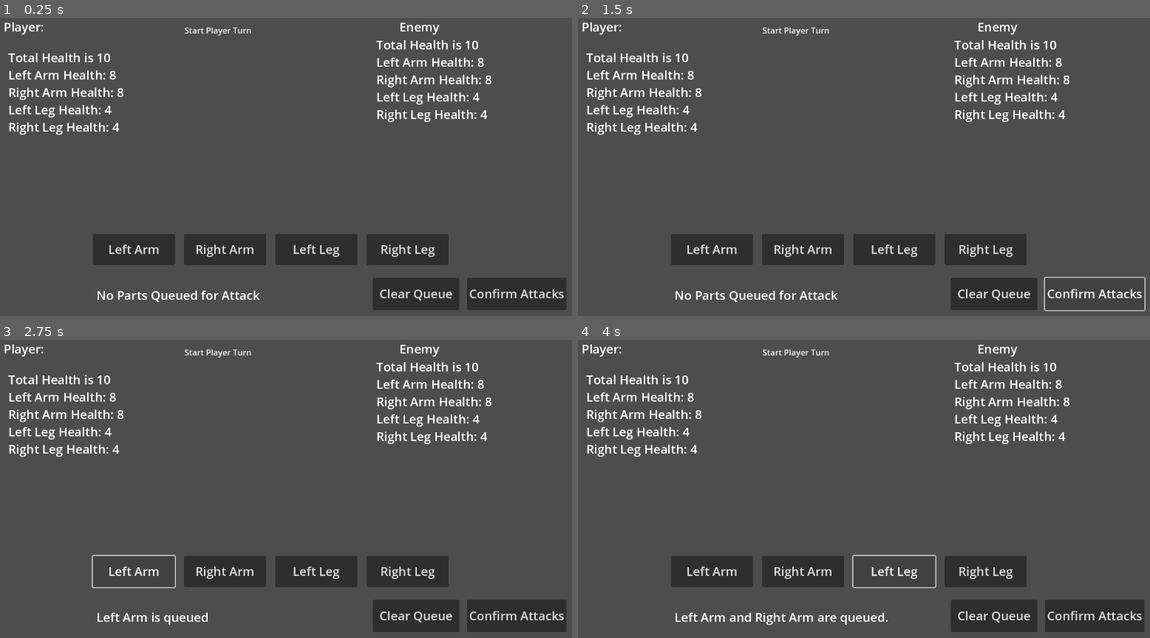
Above: before the commit, frames 1-4 (two rows, left to right).
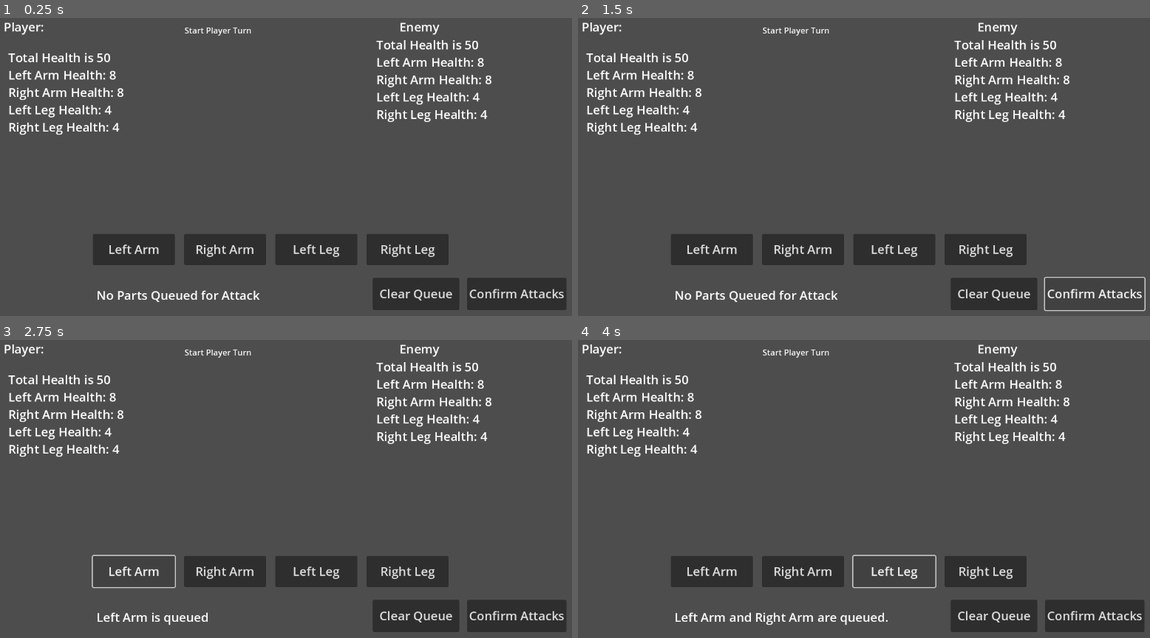
Above: after the commit, the same moments.

Repository: jdcalvelli/jrpg-staged-combat-prototype
Game: Godot game, scene res://Scenes/test_scene_CAM.tscn
Two runs of this game, one before a commit and one after it. Both use one fixed random seed, a clock stepped at 60 frames per second and the inputs below.
Inputs:
- Up to frame 1 (0.25 s): no input
- Up to frame 2 (1.5 s): click "Confirm Attacks" at 0.5 s; click "Confirm Attacks" at 1.25 s
- Up to frame 3 (2.75 s): click "Left Arm" at 2 s
- Up to frame 4 (4 s): click "Right Arm" at 2.75 s; click "Left Leg" at 3.5 s

The runs differ from the first frame. In frame 1, less than 0.1% of the frame differs, in the area x 16-83%, y 7-15%; in frame 2, less than 0.1%; in frame 3, less than 0.1%; in frame 4, less than 0.1%.

Commit message:
ability to do damage

Diff:
--- a/Scenes/test_scene_JD.tscn
+++ b/Scenes/test_scene_JD.tscn
@@ -4,7 +4,7 @@
 [ext_resource type="Script" path="res://Scripts/Controllers/PlayerController.gd" id="2_yompn"]
 [ext_resource type="Script" path="res://Scripts/Controllers/EnemyController.gd" id="3_qonee"]
 
-[node name="TestScene" type="Node2D"]
+[node name="JD" type="Node2D"]
 
 [node name="Player" type="RichTextLabel" parent="."]
 offset_left = 23.0
--- a/Scripts/Controllers/EnemyController.gd
+++ b/Scripts/Controllers/EnemyController.gd
@@ -3,7 +3,7 @@
 extends Node2D
 
 # variables for player mech
-var EnemyMechModel: Mech = Mech.new(10,
+var EnemyMechModel: Mech = Mech.new(50,
 			{
 			"leftArm": MechPart.new("Left Arm", 5, 8),
 			"rightArm": MechPart.new("Right Arm", 5, 8),
@@ -23,9 +23,9 @@
 		print(AttackSequence.size())
 		ActionPoints -= 1
 
-func ResolveAttackSequence(tempCombatLog: RichTextLabel):
+func ResolveAttackSequence(opponent: Mech, tempCombatLog: RichTextLabel):
 	for part in AttackSequence:
-		EnemyMechModel.Attack(part, tempCombatLog)
+		EnemyMechModel.Attack(part, opponent)
 
 func DetermineRandomAttackSequence():
 
--- a/Scripts/Controllers/PlayerController.gd
+++ b/Scripts/Controllers/PlayerController.gd
@@ -3,7 +3,7 @@
 extends Node2D
 
 # variables for player mech
-var PlayerMechModel: Mech = Mech.new(10,
+var PlayerMechModel: Mech = Mech.new(50,
 			{
 			"leftArm": MechPart.new("Left Arm", 5, 8),
 			"rightArm": MechPart.new("Right Arm", 5, 8),
@@ -19,7 +19,7 @@
 func SequencePartAttack(part: MechPart):
 	# if you have the action points, add the attack to sequence
 	if ActionPoints != 0:
-		AttackSequence.append(part.partName)
+		AttackSequence.append(part)
 		TotalDamage.append(part.partDamage)
 		print(AttackSequence.size())
 		ActionPoints -= 1
@@ -32,6 +32,7 @@
 		# increase number of action points
 		ActionPoints += 1
 
-func ResolveAttackSequence(tempCombatLog: RichTextLabel):
+func ResolveAttackSequence(opponent: Mech, tempCombatLog: RichTextLabel):
 	for part in AttackSequence:
-		PlayerMechModel.Attack(part, tempCombatLog)
+		PlayerMechModel.Attack(part, opponent)
+		print("attack did %s damage with %s" % [part.partDamage, part.partName])
--- a/Scripts/GameManager.gd
+++ b/Scripts/GameManager.gd
@@ -29,7 +29,9 @@
 	_player.AttackSequence.clear()
 	_change_state(States.START)
 
-	#Player Stats Display
+func _process(delta):
+	#_transition_to_player_calc()
+		#Player Stats Display
 	_playerText.text = ("Total Health is %s" % _playerMech.mechHealth) \
 		+ ("\nLeft Arm Health: %s" % _playerMech.mechParts["leftArm"].partHealth) \
 		+ ("\nRight Arm Health: %s" % _playerMech.mechParts["rightArm"].partHealth) \
@@ -41,9 +43,6 @@
 		+ ("\nRight Arm Health: %s" % _enemyMech.mechParts["rightArm"].partHealth) \
 		+ ("\nLeft Leg Health: %s" % _enemyMech.mechParts["leftLeg"].partHealth) \
 		+ ("\nRight Leg Health: %s") % _enemyMech.mechParts["rightLeg"].partHealth
-
-func _process(delta):
-	#_transition_to_player_calc()
 	pass
 
 func _transition_to_player_calc():
@@ -73,9 +72,7 @@
 		States.PLAYER_CALC:
 			print("Calculating Player Combo/Damage")
 			_tempCombatLog.text += "Calculating Player Combo/Damage \n"
-			_playerDamage = _player.TotalDamage[0] + _player.TotalDamage[1] #takes both values in damage array and adds them togehter.
-			print("player deals %s " % _playerDamage + ("damage. Combo TBD"))
-			_tempCombatLog.text += "player deals %s damage. Combo TBD. \n" % _playerDamage
+			_player.ResolveAttackSequence(_enemyMech, _tempCombatLog)
 			_change_state(States.ENEMY_TURN)
 			pass
 		States.ENEMY_TURN:
@@ -87,7 +84,7 @@
 		States.ENEMY_CALC:
 			print("Calculating Enemy Damage")
 			_tempCombatLog.text += "Calculating Enemy Damage \n"
-			_enemy.ResolveAttackSequence(_tempCombatLog)
+			_enemy.ResolveAttackSequence(_playerMech, _tempCombatLog)
 			_change_state(States.END)
 			pass
 		States.END:
@@ -138,8 +135,8 @@
 	if _player.AttackSequence.size() <= 0: #if there are no attacks in the queue;
 		_attackQueueText.text = "No Attacks Queued"
 	if _player.AttackSequence.size() > 0 && _player.AttackSequence.size() < 2:
-		_attackQueueText.text = ("%s " % _player.AttackSequence[0]) + ("is queued")
+		_attackQueueText.text = ("%s " % _player.AttackSequence[0].partName) + ("is queued")
 		print(_player.AttackSequence[0])
 	if _player.AttackSequence.size() == 2:
-		_attackQueueText.text = ("%s " % _player.AttackSequence[0]) + ("and ") + ("%s " % _player.AttackSequence[1]) + ("are queued.")
+		_attackQueueText.text = ("%s " % _player.AttackSequence[0].partName) + ("and ") + ("%s " % _player.AttackSequence[1].partName) + ("are queued.")
 		print(_player.AttackSequence[1])
--- a/Scripts/Mech.gd
+++ b/Scripts/Mech.gd
@@ -23,7 +23,8 @@
 	# with mech parts in it
 	mechParts = _mechParts
 
-# virtual methods that are overwritten by subclasses
-func Attack(part: MechPart, tempCombatLog: RichTextLabel):
-	tempCombatLog.text += "attack did %s damage with %s \n" % [part.partDamage, part.partName]
-	print("attack did %s damage with %s" % [part.partDamage, part.partName])
+func Attack(part: MechPart, opponent: Mech):
+	# need to deal damage to mech in general
+	opponent.mechHealth -= part.partDamage
+
+# THIS HAS THE DAMAGE FUNCTION
--- a/Scripts/MechPart.gd
+++ b/Scripts/MechPart.gd
@@ -12,3 +12,5 @@
 	partName = _partName
 	partDamage = _partDamage
 	partHealth = _partHealth
+
+# THIS IS JUST A DATA CLASS FOR THE MECH PARTS
